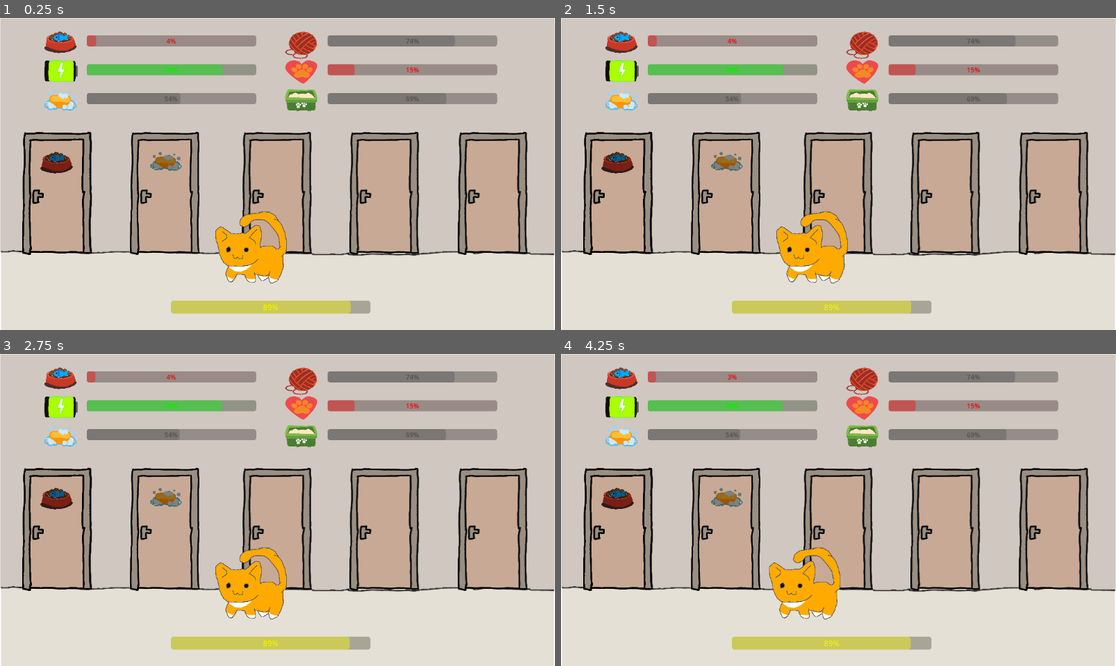
Above: before the commit, frames 1-4 (two rows, left to right).
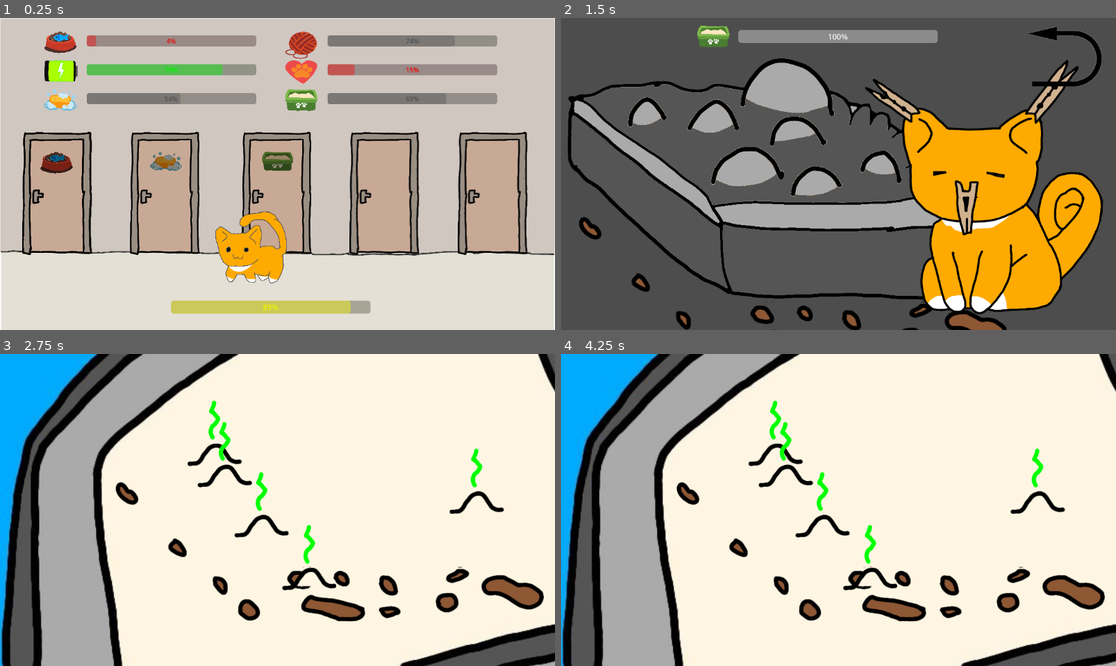
Above: after the commit, the same moments.

Repository: HipolitoThe3rd/Cat-Game
Game: Godot game, scene res://scenes/hub.tscn
Two runs of this game, one before a commit and one after it. Both use one fixed random seed, a clock stepped at 60 frames per second and the inputs below.
Inputs (mouse positions are in pixels of both pictures, inside the frame that each line leads up to):
- Up to frame 1 (0.25 s): no input
- Up to frame 2 (1.5 s): click (838, 192) at 0.52 s; click (788, 189) at 1.27 s
- Up to frame 3 (2.75 s): click (227, 516) at 2.02 s
- Up to frame 4 (4.25 s): click (616, 528) at 2.77 s; click (1066, 391) at 3.52 s

The runs differ from the first frame. In frame 1, 0.7% of the frame differs, in the area x 43-57%, y 36-76%; in frame 2, 99%; in frame 3, 99%; in frame 4, 99%, in the area x 0-100%, y 0-100%.

Commit message:
finish litter activity

Diff:
--- a/project.godot
+++ b/project.godot
@@ -23,10 +23,6 @@
 
 gdscript/warnings/inference_on_variant=0
 
-[display]
-
-window/size/mode=2
-
 [input]
 
 left_click={
--- a/scenes/hub.tscn
+++ b/scenes/hub.tscn
@@ -137,11 +137,23 @@
 scale = Vector2(0.2, 0.2)
 texture = ExtResource("14_mw5nc")
 
-[node name="Door3" type="Node2D" parent="Doors"]
-position = Vector2(575, 364)
-
-[node name="Sprite2D" type="Sprite2D" parent="Doors/Door3"]
-texture = ExtResource("9_2hkft")
+[node name="Door3" type="TextureButton" parent="Doors"]
+offset_left = 502.0
+offset_top = 236.0
+offset_right = 647.0
+offset_bottom = 492.0
+texture_normal = ExtResource("9_2hkft")
+texture_hover = ExtResource("4_lcd1r")
+
+[node name="TextureRect" type="TextureRect" parent="Doors/Door3"]
+modulate = Color(0.6039216, 0.56078434, 0.5137255, 1)
+layout_mode = 0
+offset_left = 42.0
+offset_top = 42.0
+offset_right = 365.0
+offset_bottom = 238.0
+scale = Vector2(0.2, 0.2)
+texture = ExtResource("17_rtbv5")
 
 [node name="Door4" type="Node2D" parent="Doors"]
 position = Vector2(798, 364)
@@ -338,6 +350,7 @@
 
 [connection signal="pressed" from="Doors/Door1" to="." method="_on_door_1_pressed"]
 [connection signal="pressed" from="Doors/Door2" to="." method="_on_door_2_pressed"]
+[connection signal="pressed" from="Doors/Door3" to="." method="_on_door_3_pressed"]
 [connection signal="mouse_entered" from="Cat" to="." method="_on_cat_mouse_entered"]
 [connection signal="mouse_entered" from="Cat" to="Cat" method="_on_mouse_entered"]
 [connection signal="mouse_exited" from="Cat" to="." method="_on_cat_mouse_exited"]
--- a/scenes/litter_box.tscn
+++ b/scenes/litter_box.tscn
@@ -1,11 +1,14 @@
-[gd_scene load_steps=20 format=3 uid="uid://c1obja3gldjbb"]
+[gd_scene load_steps=25 format=3 uid="uid://c1obja3gldjbb"]
 
 [ext_resource type="Script" uid="uid://dpnqx3ygfpn6p" path="res://scripts/litter_box.gd" id="1_uyfhs"]
 [ext_resource type="Texture2D" uid="uid://5tjhq11d0rq4" path="res://backgrounds/litter_box.jpg" id="2_qrnk5"]
 [ext_resource type="AudioStream" uid="uid://bcffy88chhld8" path="res://sfx/shower_toggle.wav" id="3_kx7hu"]
 [ext_resource type="AudioStream" uid="uid://b2wtehgiwvj5q" path="res://sfx/shower_run.wav" id="4_26y2c"]
 [ext_resource type="Texture2D" uid="uid://cpf0xt4tjp8vg" path="res://sprites/ui/IconBack.png" id="5_1k1n3"]
+[ext_resource type="AudioStream" uid="uid://rx72vkwf4t4n" path="res://sfx/scoop.wav" id="5_rwr14"]
+[ext_resource type="AudioStream" uid="uid://cld33cgsbikqo" path="res://sfx/rise.wav" id="6_tpkyn"]
 [ext_resource type="Texture2D" uid="uid://chh237kv5fgim" path="res://sprites/ui/IconBackPressed.png" id="6_whaqf"]
+[ext_resource type="AudioStream" uid="uid://gtyydc337k3p" path="res://sfx/drop.wav" id="7_5iii0"]
 [ext_resource type="Texture2D" uid="uid://dv7ykceyk2ka1" path="res://sprites/ui/IconBackHover.png" id="7_axoti"]
 [ext_resource type="Texture2D" uid="uid://c8n2rqd4shrwl" path="res://sprites/ui/standby.jpg" id="8_6xxrb"]
 [ext_resource type="Texture2D" uid="uid://i13ksnj8c2xl" path="res://sprites/litter_room/litterbox_scat.png" id="9_f3asq"]
@@ -23,10 +26,114 @@
 [sub_resource type="Animation" id="Animation_v7xm0"]
 resource_name = "move_up"
 length = 0.5
-loop_mode = 1
+tracks/0/type = "value"
+tracks/0/imported = false
+tracks/0/enabled = true
+tracks/0/path = NodePath("..:position")
+tracks/0/interp = 1
+tracks/0/loop_wrap = true
+tracks/0/keys = {
+"times": PackedFloat32Array(0, 0.5),
+"transitions": PackedFloat32Array(1, 1),
+"update": 0,
+"values": [Vector2(345, 654), Vector2(345, 86)]
+}
+tracks/1/type = "value"
+tracks/1/imported = false
+tracks/1/enabled = true
+tracks/1/path = NodePath("..:disabled")
+tracks/1/interp = 1
+tracks/1/loop_wrap = true
+tracks/1/keys = {
+"times": PackedFloat32Array(0),
+"transitions": PackedFloat32Array(1),
+"update": 1,
+"values": [false]
+}
+tracks/2/type = "value"
+tracks/2/imported = false
+tracks/2/enabled = true
+tracks/2/path = NodePath("../../Audio/Rise:playing")
+tracks/2/interp = 1
+tracks/2/loop_wrap = true
+tracks/2/keys = {
+"times": PackedFloat32Array(0),
+"transitions": PackedFloat32Array(1),
+"update": 1,
+"values": [true]
+}
+
+[sub_resource type="Animation" id="Animation_0ef7i"]
+resource_name = "move_down"
+length = 0.5
+tracks/0/type = "value"
+tracks/0/imported = false
+tracks/0/enabled = true
+tracks/0/path = NodePath("..:position")
+tracks/0/interp = 1
+tracks/0/loop_wrap = true
+tracks/0/keys = {
+"times": PackedFloat32Array(0, 0.5),
+"transitions": PackedFloat32Array(1, 1),
+"update": 0,
+"values": [Vector2(345, 86), Vector2(345, 654)]
+}
+tracks/1/type = "value"
+tracks/1/imported = false
+tracks/1/enabled = true
+tracks/1/path = NodePath("..:disabled")
+tracks/1/interp = 1
+tracks/1/loop_wrap = true
+tracks/1/keys = {
+"times": PackedFloat32Array(0),
+"transitions": PackedFloat32Array(1),
+"update": 1,
+"values": [true]
+}
+tracks/2/type = "value"
+tracks/2/imported = false
+tracks/2/enabled = true
+tracks/2/path = NodePath("../../Audio/Drop:playing")
+tracks/2/interp = 1
+tracks/2/loop_wrap = true
+tracks/2/keys = {
+"times": PackedFloat32Array(0),
+"transitions": PackedFloat32Array(1),
+"update": 1,
+"values": [true]
+}
+
+[sub_resource type="Animation" id="Animation_rwr14"]
+length = 0.001
+tracks/0/type = "value"
+tracks/0/imported = false
+tracks/0/enabled = true
+tracks/0/path = NodePath("..:position")
+tracks/0/interp = 1
+tracks/0/loop_wrap = true
+tracks/0/keys = {
+"times": PackedFloat32Array(0),
+"transitions": PackedFloat32Array(1),
+"update": 0,
+"values": [Vector2(345, 654)]
+}
+tracks/1/type = "value"
+tracks/1/imported = false
+tracks/1/enabled = true
+tracks/1/path = NodePath("..:disabled")
+tracks/1/interp = 1
+tracks/1/loop_wrap = true
+tracks/1/keys = {
+"times": PackedFloat32Array(0),
+"transitions": PackedFloat32Array(1),
+"update": 1,
+"values": [false]
+}
 
 [sub_resource type="AnimationLibrary" id="AnimationLibrary_v7xm0"]
 _data = {
+&"RESET": SubResource("Animation_rwr14"),
+&"move_down": SubResource("Animation_0ef7i"),
 &"move_up": SubResource("Animation_v7xm0")
 }
 
@@ -46,6 +153,15 @@
 [node name="ShowerRun" type="AudioStreamPlayer" parent="Audio"]
 stream = ExtResource("4_26y2c")
 volume_db = -9.0
+
+[node name="Scoop" type="AudioStreamPlayer" parent="Audio"]
+stream = ExtResource("5_rwr14")
+
+[node name="Rise" type="AudioStreamPlayer" parent="Audio"]
+stream = ExtResource("6_tpkyn")
+
+[node name="Drop" type="AudioStreamPlayer" parent="Audio"]
+stream = ExtResource("7_5iii0")
 
 [node name="Floor" type="StaticBody2D" parent="."]
 position = Vector2(3273, 1448)
@@ -97,10 +213,11 @@
 stream = ExtResource("22_5lyuq")
 
 [node name="Cat" type="TextureButton" parent="."]
-offset_left = 233.0
-offset_top = 702.0
-offset_right = 1513.0
-offset_bottom = 1982.0
+z_index = 10
+offset_left = 345.0
+offset_top = 654.0
+offset_right = 1206.0
+offset_bottom = 1864.0
 scale = Vector2(0.5, 0.5)
 texture_normal = ExtResource("13_6r4jn")
 texture_hover = ExtResource("13_0ef7i")
@@ -117,6 +234,7 @@
 libraries = {
 &"": SubResource("AnimationLibrary_v7xm0")
 }
+autoplay = "RESET"
 
 [node name="ScooperHitbox" parent="." instance=ExtResource("14_iiwyg")]
 position = Vector2(1530, 510)
@@ -128,3 +246,8 @@
 polygon = PackedVector2Array(277, 217, 312, 618, 799, 612, 1104, 520, 1081, 53, 517, 49)
 
 [connection signal="button_down" from="BackButton" to="." method="_on_back_button_button_down"]
+[connection signal="button_down" from="Cat" to="." method="_on_cat_button_down"]
+[connection signal="button_up" from="Cat" to="." method="_on_cat_button_up"]
+[connection signal="pressed" from="Cat" to="." method="_on_cat_pressed"]
+[connection signal="toggled" from="Cat" to="." method="_on_cat_toggled"]
+[connection signal="animation_finished" from="Cat/AnimationPlayer" to="." method="_on_animation_player_animation_finished"]
--- a/scenes/litter_room.tscn
+++ b/scenes/litter_room.tscn
@@ -207,16 +207,6 @@
 scale = Vector2(13.318898, -72.35281)
 shape = SubResource("RectangleShape2D_i4q2v")
 
-[node name="BackButton" type="TextureButton" parent="."]
-offset_left = 970.0
-offset_top = 18.0
-offset_right = 1275.0
-offset_bottom = 266.0
-scale = Vector2(0.5, 0.5)
-texture_normal = ExtResource("15_68s2r")
-texture_pressed = ExtResource("16_qhygm")
-texture_hover = ExtResource("17_76877")
-
 [node name="TextureRect" type="TextureRect" parent="."]
 visible = false
 offset_right = 40.0
@@ -286,6 +276,20 @@
 offset_right = 782.0
 offset_bottom = 52.0
 
-[connection signal="button_down" from="BackButton" to="." method="_on_back_button_button_down"]
+[node name="BackButton" type="TextureButton" parent="."]
+offset_left = 970.0
+offset_top = 18.0
+offset_right = 1275.0
+offset_bottom = 266.0
+scale = Vector2(0.5, 0.5)
+texture_normal = ExtResource("15_68s2r")
+texture_pressed = ExtResource("16_qhygm")
+texture_hover = ExtResource("17_76877")
+
+[connection signal="button_down" from="LitterBoxDirty" to="." method="_on_litter_box_dirty_button_down"]
+[connection signal="button_up" from="LitterBoxDirty" to="." method="_on_litter_box_dirty_button_up"]
+[connection signal="pressed" from="LitterBoxDirty" to="." method="_on_litter_box_dirty_pressed"]
+[connection signal="toggled" from="LitterBoxDirty" to="." method="_on_litter_box_dirty_toggled"]
 [connection signal="button_down" from="LitterBoxClean" to="." method="_on_litter_box_clean_button_down"]
 [connection signal="button_up" from="LitterBoxClean" to="." method="_on_litter_box_clean_button_up"]
+[connection signal="button_down" from="BackButton" to="." method="_on_back_button_button_down"]
--- a/scripts/cat_litter-box.gd
+++ b/scripts/cat_litter-box.gd
@@ -3,7 +3,7 @@
 
 @onready var anim_play = $AnimationPlayer
 
-func animate(anim := "idle") -> void:
+func animate(anim := "RESET") -> void:
 	anim_play.play(anim)
 
 func happy_meow():
--- a/scripts/global.gd
+++ b/scripts/global.gd
@@ -33,6 +33,9 @@
 var affection = 15 # 0 to 100, needs player interaction to increase, default 40
 var bladder = 70 # 0 to 100, decreases over time/activity; at 0 cat soils itself and resets to 100, default 100
 
+# Misc variables
+var poop_in_litterbox = 0 # how much poop is in the litterbox; default 0
+
 # Called when the node enters the scene tree for the first time.
 func _ready() -> void:
 	pass # Replace with function body.
--- a/scripts/hub.gd
+++ b/scripts/hub.gd
@@ -10,6 +10,7 @@
 
 var room_kitchen = "res://scenes/kitchen.tscn"
 var room_bath = "res://scenes/bath.tscn"
+var room_litter = "res://scenes/litter_room.tscn"
 
 func _ready() -> void:
 	if Global.web_version:
@@ -90,3 +91,6 @@
 
 func _on_door_2_pressed() -> void:
 	get_tree().change_scene_to_file(room_bath)
+
+func _on_door_3_pressed() -> void:
+	get_tree().change_scene_to_file(room_litter)
--- a/scripts/litter_box.gd
+++ b/scripts/litter_box.gd
@@ -5,6 +5,7 @@
 @onready var spawn_area_poly = $SpawnArea/CollisionPolygon2D
 @onready var poop_prefab = load("res://scenes/prefabs/poop.tscn")
 @onready var scooped = false # whether the scooper is holding poop
+@onready var cat = $Cat
 
 func _ready() -> void:
 	#set cursor
@@ -12,7 +13,7 @@
 		Input.set_custom_mouse_cursor(Global.smcursor_scooper)
 	else:
 		Input.set_custom_mouse_cursor(Global.cursor_scooper)
-	spawn_poop(5)
+	spawn_poop(Global.poop_in_litterbox)
 
 # Called every frame. 'delta' is the elapsed time since the previous frame.
 func _process(_delta):
@@ -28,13 +29,18 @@
 		sc_hitbox.global_position = get_viewport().get_mouse_position()
 		if Input.is_action_just_pressed("left_click"):
 			#print("scoop!")
+			if scooped == false:
+				$Audio/Scoop.play()
 			var overlapping_targets = sc_hitbox.get_node("Area2D").get_overlapping_areas()
 			for target in overlapping_targets:
 				#print("Touching: ", target.name)
 				if target.get_parent() is Poop:
-					print("found poop!")
-					target.get_parent().queue_free()
-					scooped = true
+					#print("found poop!")
+					print('Scooped? ', scooped)
+					if scooped == false and cat.position.y > 86.0:
+						target.get_parent().queue_free()
+						scooped = true
+						cat.animate("move_up")
 		elif Input.is_mouse_button_pressed(MOUSE_BUTTON_LEFT) or scooped == true:
 			#print("Left mouse button is being held down!")
 			if Global.web_version:
@@ -86,7 +92,29 @@
 		poop_instance.global_position = spawn_area_pos + spawn_point
 		add_child(poop_instance)
 
+func _on_cat_button_down() -> void:
+	if scooped == true:
+		scooped = false
+		Global.poop_in_litterbox -= 1
+		cat.animate("move_down")
 
+
+func _on_cat_button_up() -> void:
+	pass # Replace with function body.
+
+
+func _on_cat_pressed() -> void:
+	pass # Replace with function body.
+
+
+func _on_cat_toggled(_toggled_on: bool) -> void:
+	pass # Replace with function body.
 
 func _on_back_button_button_down() -> void:
 	get_tree().change_scene_to_file("res://scenes/litter_room.tscn")
+
+func _on_animation_player_animation_finished(anim_name: StringName) -> void:
+	if anim_name == "move_down":
+		print("Poop left: ", Global.poop_in_litterbox		)
+		if Global.poop_in_litterbox == 0:
+			get_tree().change_scene_to_file("res://scenes/litter_room.tscn")
--- a/scripts/litter_room.gd
+++ b/scripts/litter_room.gd
@@ -16,7 +16,7 @@
 
 	# if bladder is below 25, use the litterbox automatically
 	if Global.bladder < 25:
-		relieve_cat()
+		relieve_cat(10)
 	elif Global.bladder > 75:
 		cat.happy_meow()
 		cat.animate()
@@ -26,30 +26,33 @@
 func _process(_delta: float) -> void:
 	bl_bar.value = Global.bladder
 
-func relieve_cat() -> void:
+func relieve_cat(num_of_poop: int) -> void:
 	Global.bladder = 100
 	lb_clean_button.disabled = true
 	lb_clean_button.mouse_filter = Control.MOUSE_FILTER_IGNORE
 	lb_dirty_button.disabled = false
 	scat.visible = true
 	cat.animate("stinky")
+	Global.poop_in_litterbox = num_of_poop
 
 func _on_back_button_button_down() -> void:
 	get_tree().change_scene_to_file("res://scenes/hub.tscn")
 
+func _on_litter_box_clean_button_up() -> void:
+	pass
+
+func _on_litter_box_clean_button_down() -> void:
+	if Global.bladder > 25 and Global.bladder < 75:
+		relieve_cat(5)
 
 func _on_litter_box_dirty_button_up() -> void:
 	pass
 
+func _on_litter_box_dirty_button_down() -> void:
+	get_tree().change_scene_to_file("res://scenes/litter_box.tscn")
 
-func _on_litter_box_clean_button_up() -> void:
-	pass
-
-
-func _on_litter_box_dirty_button_down() -> void:
+func _on_litter_box_dirty_pressed() -> void:
 	pass # Replace with function body.
 
-
-func _on_litter_box_clean_button_down() -> void:
-	if Global.bladder > 25 and Global.bladder < 75:
-		relieve_cat()
+func _on_litter_box_dirty_toggled(_toggled_on: bool) -> void:
+	pass # Replace with function body.
Not shown, added: sfx/drop.wav.import
Not shown, added: sfx/rise.wav.import
Not shown, added: sfx/scoop.wav.import
Binary file changed: sprites/cat_litterbag.png
Binary file changed: sprites/cat_litterbag_disabled.png
Binary file changed: sprites/cat_litterbag_hover.png
Not shown, added: sfx/drop.wav
Not shown, added: sfx/rise.wav
Not shown, added: sfx/scoop.wav
